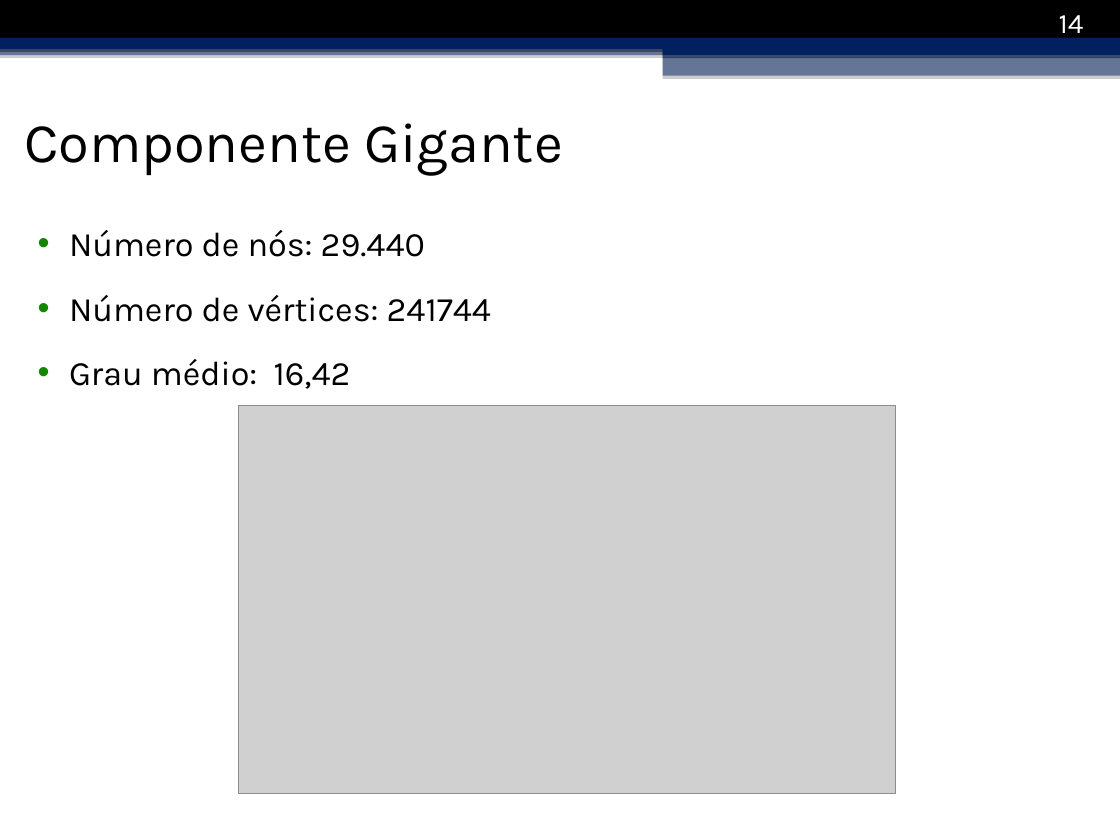
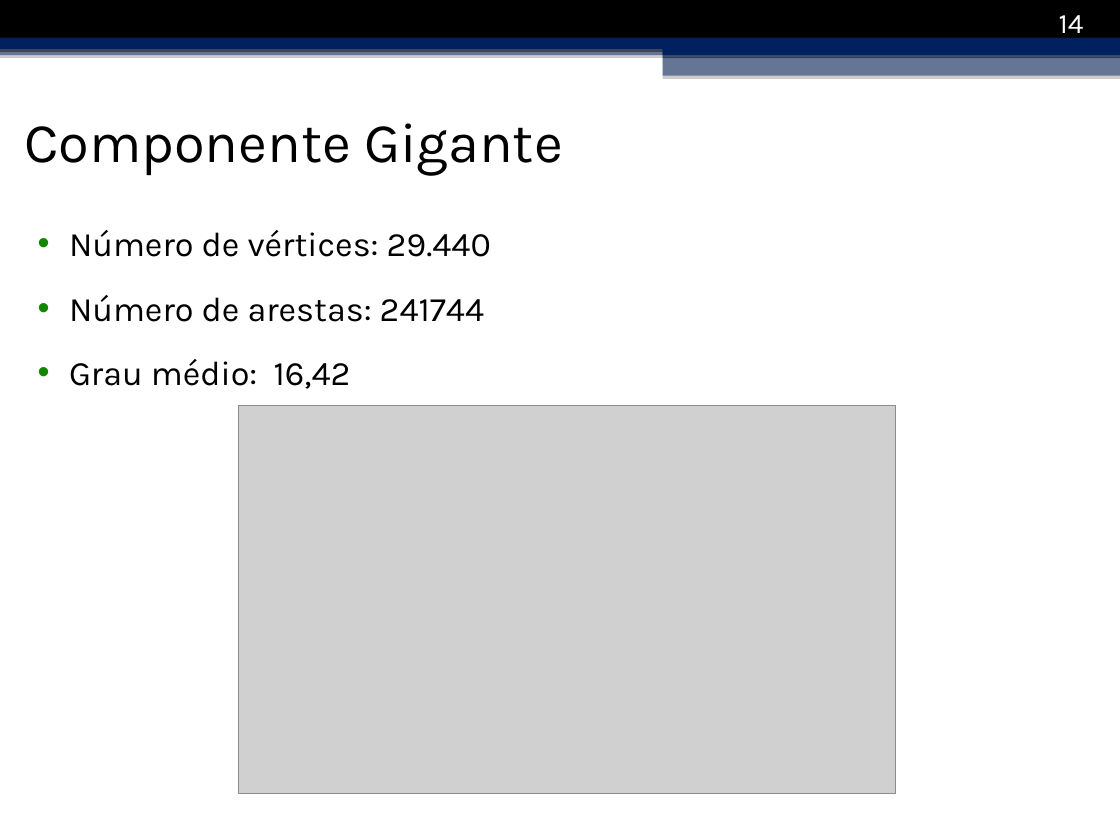
Before and after one commit to ronanlopes/redescomplexas_netflix_dataset, a slide deck: slide 14 of Apresentação.pptx. Drawn at 1120x840 pixels with LibreOffice and Linux fonts; fonts in the diff are those of the drawing; grey boxes stand for pictures; background and template pictures are left out. Boxes give left, top, right and bottom in pixels: in the first picture for what was removed or moved away, otherwise in the second. Text is boxed around its words. In the diff, an @@ line names an element or a change of style, - is before the commit and + after.

Commit message:
doc e apresentação

```diff
--- a/Apresentação.pptx
+++ b/Apresentação.pptx
@@ text at [69, 230, 491, 322]: text changed @@
-• Número de nós: 29.440
-• Número de vértices: 241744
+• Número de vértices: 29.440
+• Número de arestas: 241744
```
Also in this commit, not shown: 2 other slides changed, 1 slide added, 1 slide removed, 23 other files.
